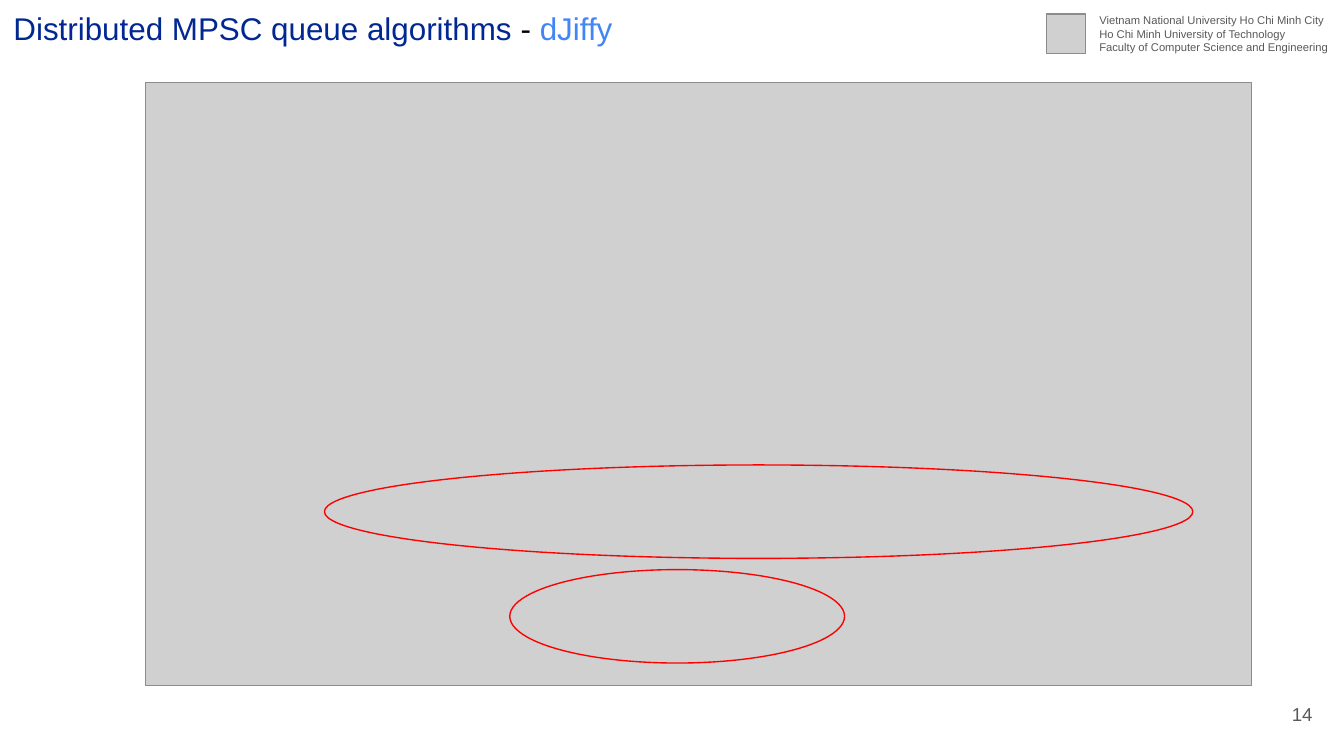
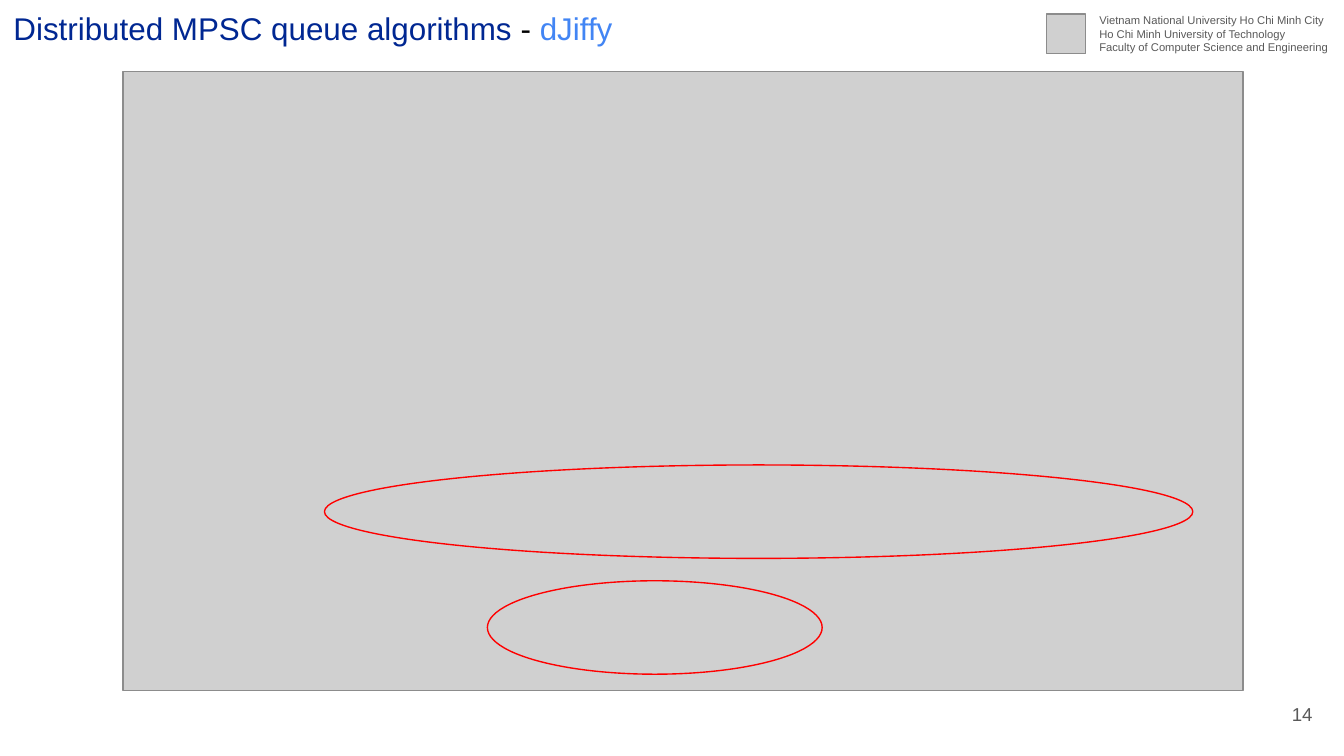
Before and after one commit to Huy-DNA/MPiSC, a slide deck: slide 14 of slide/Generic.pptx. Drawn at 1344x756 pixels with LibreOffice and Linux fonts; fonts in the diff are those of the drawing; grey boxes stand for pictures. Boxes give left, top, right and bottom in pixels: in the first picture for what was removed or moved away, otherwise in the second. Text is boxed around its words. In the diff, an @@ line names an element or a change of style, - is before the commit and + after.

```diff
--- a/slide/Generic.pptx
+++ b/slide/Generic.pptx
@@ picture: place and size @@
-picture at <box>145,83,1251,685</box>
+picture at <box>124,71,1243,689</box>
@@ ellipse: place and size @@
-ellipse at <box>509,570,844,664</box>
+ellipse at <box>488,581,823,675</box>
```
Also in this commit, not shown: 2 other slides changed.
